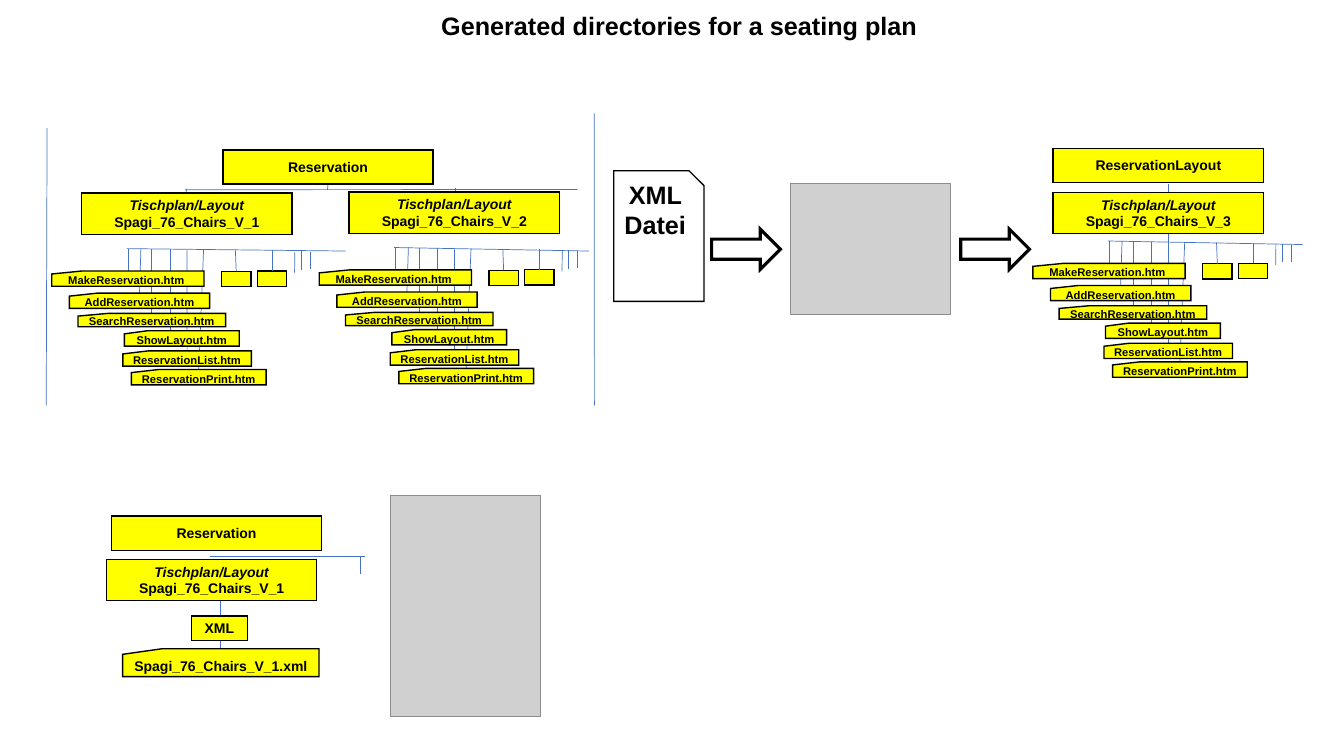
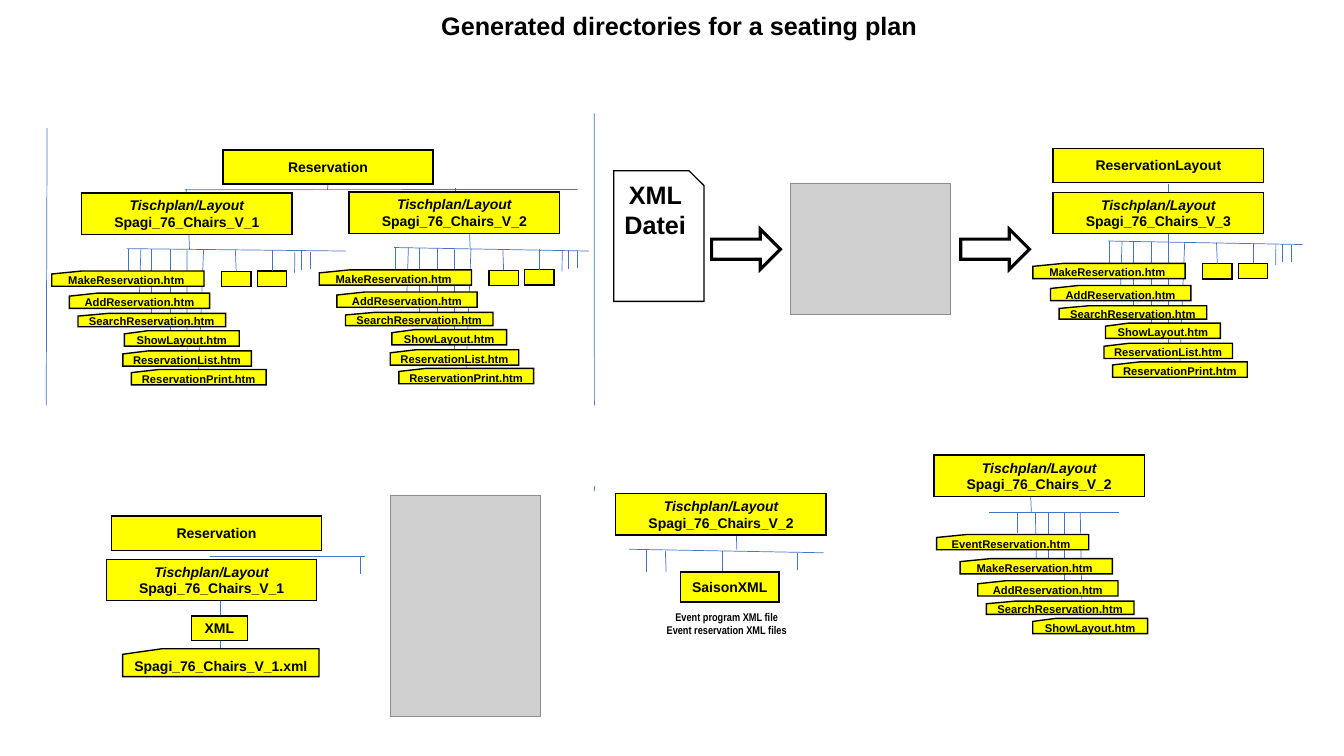
Before and after one commit to JazzLiveAarau/WwwReservationLayout, a slide deck: slide 6 of Description/ResrvationNewLayout.pptx. Drawn at 1344x756 pixels with LibreOffice and Linux fonts; fonts in the diff are those of the drawing; grey boxes stand for pictures. Boxes give left, top, right and bottom in pixels: in the first picture for what was removed or moved away, otherwise in the second. Text is boxed around its words. In the diff, an @@ line names an element or a change of style, - is before the commit and + after.

Commit message:
Modification reservation cards

```diff
--- a/Description/ResrvationNewLayout.pptx
+++ b/Description/ResrvationNewLayout.pptx
@@ line added from (190, 249) to (189, 228), #4472C4 0.5 pt @@
@@ line added from (470, 248) to (470, 227), #4472C4 0.5 pt @@
@@ rectangle added at (935,456,1145,497), fill #FFFF00, outline #000000 1 pt, 10 pt, text #000000, bold @@
+Tischplan/Layout
+Spagi_76_Chairs_V_2
@@ line added from (594, 492) to (595, 486), #4472C4 0.5 pt @@
@@ rectangle added at (616,494,827,535), fill #FFFF00, outline #000000 1 pt, 10 pt, text #000000, bold @@
+Tischplan/Layout
+Spagi_76_Chairs_V_2
@@ line added from (1031, 512) to (1030, 491), #4472C4 0.5 pt @@
@@ line added from (737, 551) to (736, 529), #4472C4 0.5 pt @@
@@ flow chart punched card added at (937,534,1089,549), fill #FFFF00, outline #000000 1 pt, 8 pt, text #000000, bold @@
+EventReservation.htm
@@ line added from (989, 512) to (1119, 512), #4472C4 0.5 pt @@
@@ line added from (1017, 533) to (1017, 512), #4472C4 0.5 pt @@
@@ line added from (1036, 559) to (1035, 512), #4472C4 0.5 pt @@
@@ line added from (1049, 559) to (1049, 512), #4472C4 0.5 pt @@
@@ line added from (1065, 580) to (1065, 512), #4472C4 0.5 pt @@
@@ line added from (1081, 512) to (1082, 600), #4472C4 0.5 pt @@
@@ line added from (629, 549) to (824, 553), #4472C4 0.5 pt @@
@@ line added from (646, 572) to (646, 549), #4472C4 0.5 pt @@
@@ line added from (666, 572) to (665, 552), #4472C4 0.5 pt @@
@@ line added from (723, 572) to (723, 552), #4472C4 0.5 pt @@
@@ line added from (798, 553) to (798, 570), #4472C4 0.5 pt @@
@@ flow chart punched card added at (961,559,1113,574), fill #FFFF00, outline #000000 1 pt, 8 pt, text #000000, bold @@
+MakeReservation.htm
@@ rectangle added at (681,572,779,602), fill #FFFF00, outline #000000 1 pt, 10 pt, text #000000, bold @@
+SaisonXML
@@ flow chart punched card added at (978,581,1118,596), fill #FFFF00, outline #000000 1 pt, 8 pt, text #000000, bold @@
+AddReservation.htm
@@ text added at (667,613,786,634), 8 pt, text #000000, bold @@
+Event program XML file
+Event reservation XML files
@@ flow chart punched card added at (987,601,1134,614), fill #FFFF00, outline #000000 1 pt, 8 pt, text #000000, bold @@
+SearchReservation.htm
@@ flow chart punched card added at (1033,619,1148,634), fill #FFFF00, outline #000000 1 pt, 8 pt, text #000000, bold @@
+ShowLayout.htm
```
Also in this commit, not shown: 1 other slide changed, 1 other file.
